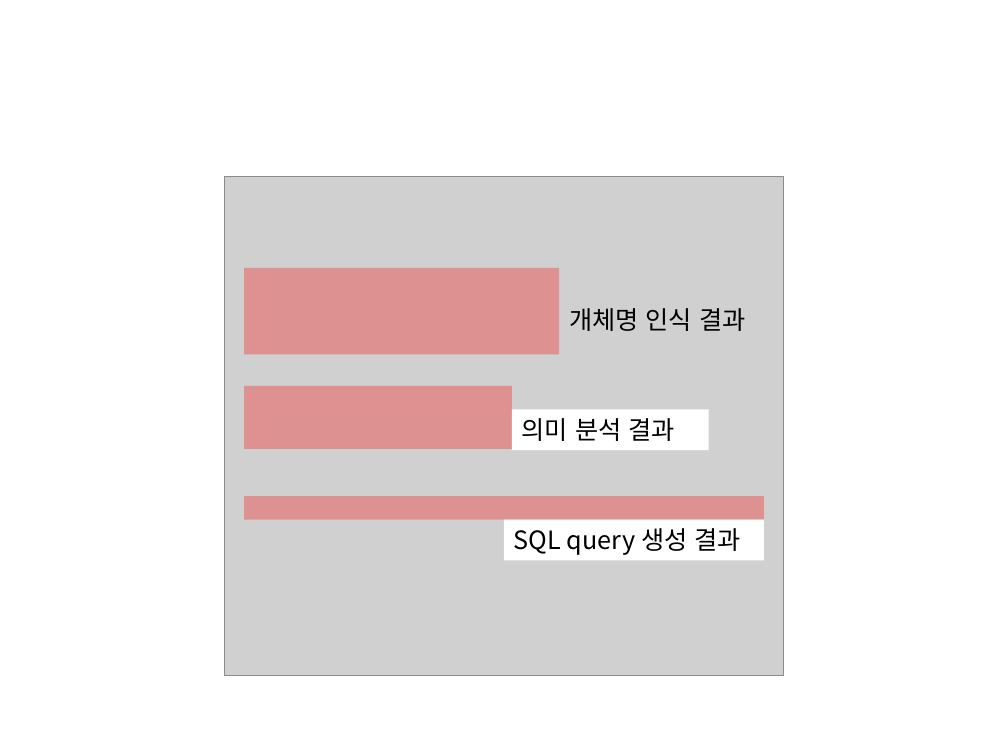
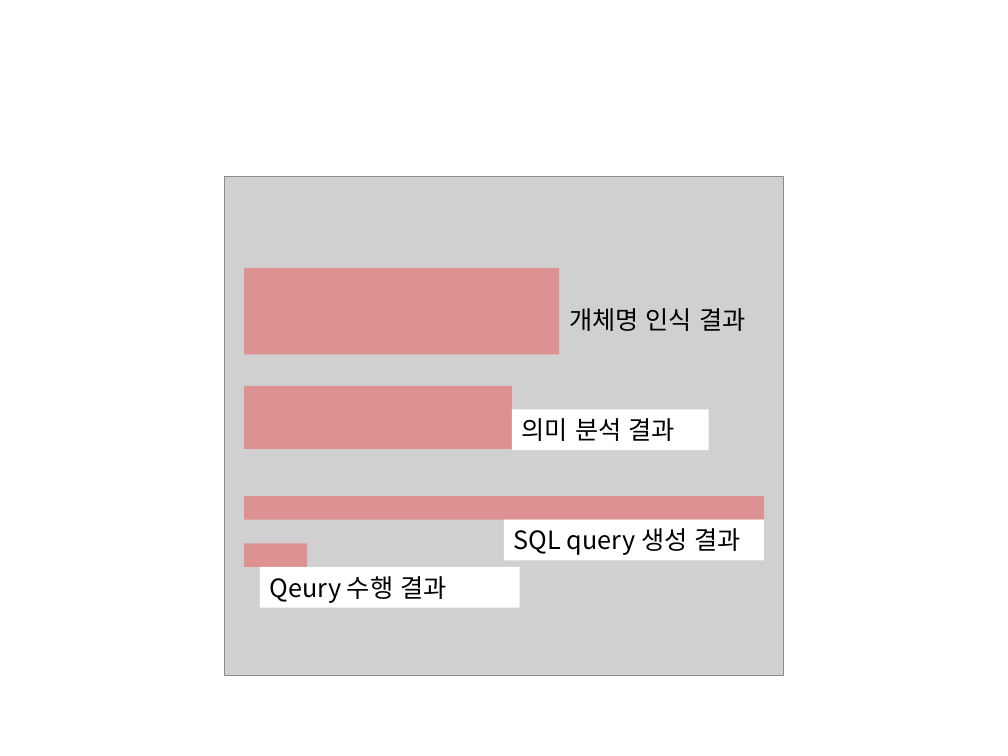
Before and after one commit to markisme/healthcare, a slide deck: slide 5 of AITerm/doc/최종데모/최종보고서/최종문서 그림편집.pptx. Drawn at 1008x756 pixels with LibreOffice and Linux fonts; fonts in the diff are those of the drawing; grey boxes stand for pictures. Boxes give left, top, right and bottom in pixels: in the first picture for what was removed or moved away, otherwise in the second. Text is boxed around its words. In the diff, an @@ line names an element or a change of style, - is before the commit and + after.

```diff
--- a/AITerm/doc/최종데모/최종보고서/최종문서 그림편집.pptx
+++ b/AITerm/doc/최종데모/최종보고서/최종문서 그림편집.pptx
@@ rectangle added at (244, 543, 307, 566), fill #FF0000 at 30% opacity @@
@@ rectangle added at (260, 568, 520, 608), fill #FFFFFF, 18 pt, text #000000 @@
+Qeury 수행 결과
```
